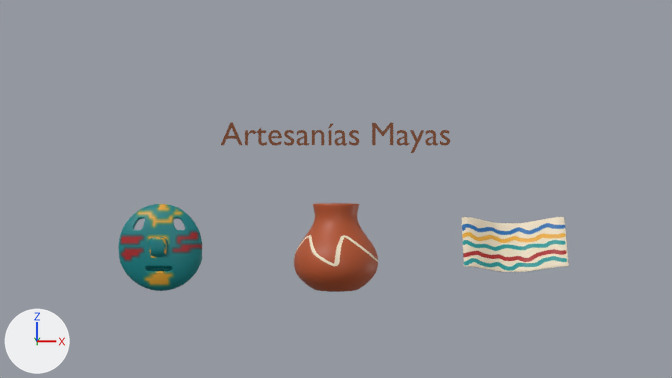
The Blender file modelos-3d/animacion.blend, before and after one commit.
Before and after are seen from the file's camera 'Camera'. Arrows for +X, +Y and +Z are at lower left; the lights stay in place. The picture after the commit comes second.

Names of what the first picture shows: 'Cilindro', 'Esfera', 'Plano subdividido', 'Texto'.
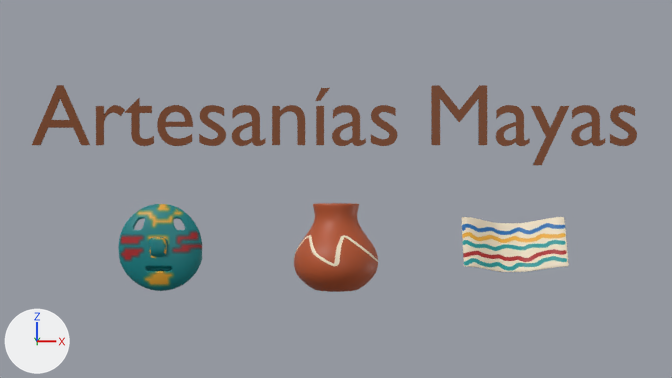
Where the change shows, as pixel boxes (x1, y1, x2, y2) in the pictures (672 x 378 px):
```json
{"object": "Texto", "change": "rescaled", "before": [221, 122, 450, 153], "after": [32, 85, 637, 165], "on screen": "163% wider, 153% taller"}
```

The change, as JSON lines over the scene's bpy script:
```json
{"op": "set", "path": "ob_texto.scale", "old": "(0.114, 0.114, 0.114)", "new": "(0.3, 0.3, 0.3)"}
```
